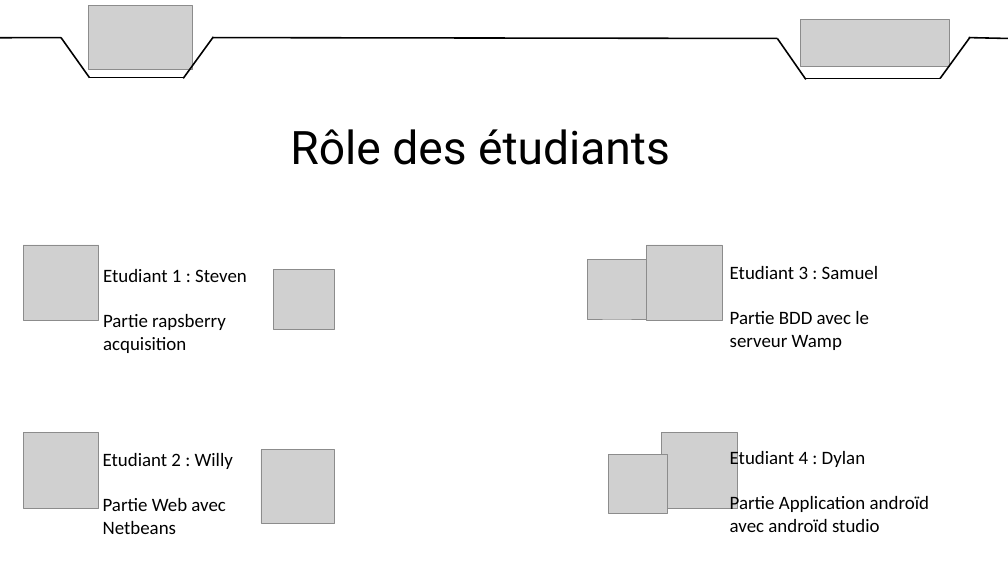
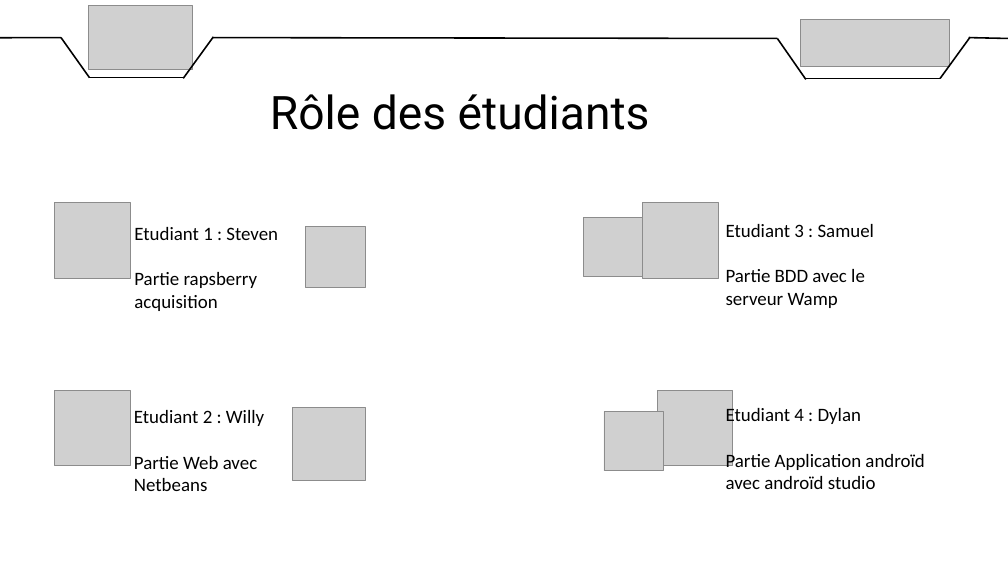
Before and after one commit to DylanChe/SupervisionSerre, a slide deck: slide 4 of oral_projet/revue_2/diaporama_revue_2_willy.pptx (slide 3 before the commit). Drawn at 1008x567 pixels with LibreOffice and Linux fonts; fonts in the diff are those of the drawing; grey boxes stand for pictures. Boxes give left, top, right and bottom in pixels: in the first picture for what was removed or moved away, otherwise in the second. Text is boxed around its words. In the diff, an @@ line names an element or a change of style, - is before the commit and + after.

```diff
--- a/oral_projet/revue_2/diaporama_revue_2_willy.pptx
+++ b/oral_projet/revue_2/diaporama_revue_2_willy.pptx
@@ text "Rôle des étudiants": place and size @@
-text "Rôle des étudiants" at [290,129,670,165]
+text "Rôle des étudiants" at [270,94,650,130]
@@ 3 pictures, 1 text: place and size @@
-3 pictures, 1 text at [588,245,878,513]
+3 pictures, 1 text at [584,203,874,471]
@@ picture: place and size @@
-picture at [23,433,99,508]
+picture at [54,390,130,466]
@@ 3 pictures, 2 texts: place and size @@
-3 pictures, 2 texts at [23,245,334,534]
+3 pictures, 2 texts at [54,203,366,491]
@@ picture: place and size @@
-picture at [662,433,737,508]
+picture at [657,390,733,466]
@@ text "Etudiant 4 : Dylan": place and size @@
-text "Etudiant 4 : Dylan" at [730,448,929,532]
+text "Etudiant 4 : Dylan" at [726,406,924,489]
```
Also in this commit, not shown: 3 other slides changed, 1 slide added.
